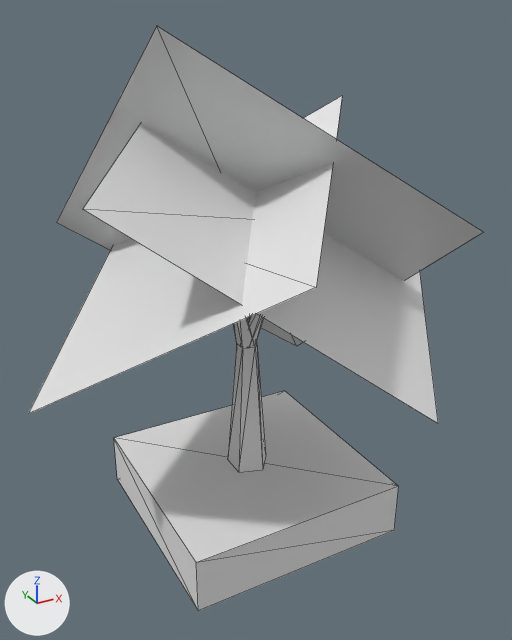
Two versions of the OBJ model Assets/StreamingAssets/TileMeshes/SAPLING.obj, one commit apart.
Both versions are drawn from a camera (50 mm lens) standing at (-2.67, -5.0, 4.45) and looking at (0.01, -0.13, 2.01). Every picture has the same lights, and +X, +Y and +Z are marked at lower left. Mesh edges are drawn as thin lines. Where no turn or scale is listed for an object, it has been applied to the vertices.

In view in the first picture: 'SAPLING'.
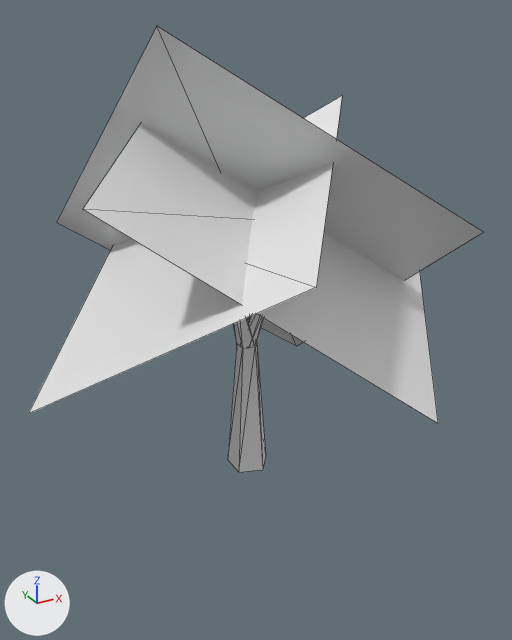
Pixel boxes (x1, y1, x2, y2) of what changed, in the pictures (512 x 640 px):
```json
{"object": "SAPLING", "change": "reshaped", "before": [28, 26, 483, 611], "after": [28, 26, 483, 472], "on screen": "24% shorter"}
{"part": 1, "of": "me_sapling", "change": "deleted", "before": [114, 391, 399, 611]}
```

The change, as JSON lines over the scene's bpy script:
```json
{"block": "me_sapling", "where": "me_sapling.from_pydata(...)  # 58 vertices, 73 faces; spans x -1.95..2.03, y -1.92..1.79, z 0.0..4.35"}
{"block": "me_sapling", "where": "# used by ob_sapling; location = (0.0, 0.0, 0.0)"}
{"block": "me_sapling", "change": "me_sapling part 1: the loose piece of 8 vertices spanning x -1.0..1.0, y -1.0..1.0, z 0.0..0.5 is deleted"}
```
